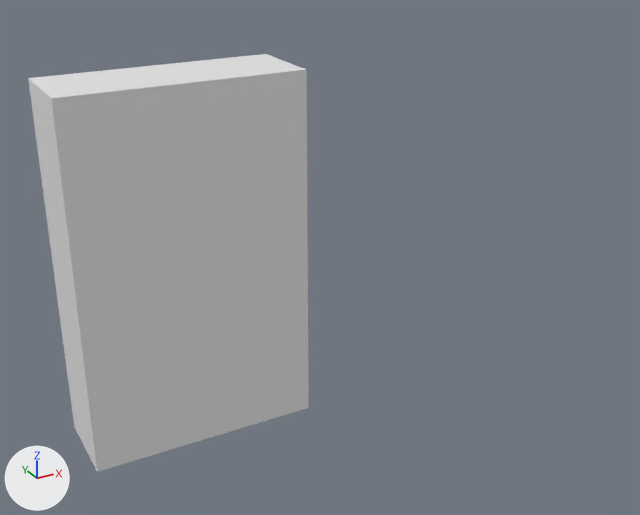
One commit to the FBX model Kitchen/Assets/Objects/Cereal.fbx: the scene before it, then after it.
Camera for both pictures: a 50 mm camera at (-0.219, -0.626, 0.289) aimed at (0.136, 0.018, -0.033). Lighting does not change. The marker at lower left points along +X, +Y and +Z. Where no turn or scale is listed for an object, it has been applied to the vertices.

The first picture shows 'E3_ST4_LI'.
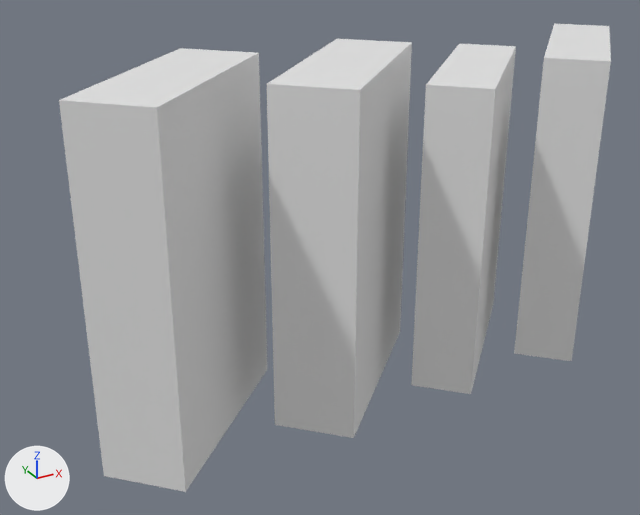
What differs and where, as boxes [x1, y1, x2, y2] in the pictures (640 x 515 px):
```json
{"object": "E3_ST4_LI", "change": "turned", "before": [28, 54, 309, 472], "after": [59, 48, 267, 492]}
{"object": "SainsburyHoops", "change": "added", "after": [267, 39, 412, 438]}
{"object": "SpecialK", "change": "added", "after": [411, 44, 516, 394]}
{"object": "BranFlakes", "change": "added", "after": [514, 24, 611, 361]}
```

Edits to the scene script, one JSON object a line:
```json
{"op": "add", "block": "me_cube_002", "code": ["me_cube_002 = bpy.data.meshes.new('Cube.002')", "me_cube_002.from_pydata([(0.048, 0.087, -0.14), (0.087, 0.048, -0.14), (-0.048, -0.087, -0.14), (-0.087, -0.048, -0.14), (0.048, 0.087, 0.14), (0.087, 0.048, 0.14), (-0.048, -0.087, 0.14), (-0.087, -0.048, 0.14)], [], [(0, 1, 2, 3), (4, 7, 6, 5), (0, 4, 5, 1), (1, 5, 6, 2), (2, 6, 7, 3), (4, 0, 3, 7)])", "me_cube_002.materials.append(mat_cereal)  # white #e7e7e7"]}
{"op": "add", "block": "me_cube_001", "code": ["me_cube_001 = bpy.data.meshes.new('Cube.001')", "me_cube_001.from_pydata([(0.044, 0.094, -0.148), (0.094, 0.044, -0.148), (-0.044, -0.094, -0.148), (-0.094, -0.044, -0.148), (0.044, 0.094, 0.148), (0.094, 0.044, 0.148), (-0.044, -0.094, 0.148), (-0.094, -0.044, 0.148)], [], [(0, 1, 2, 3), (4, 7, 6, 5), (0, 4, 5, 1), (1, 5, 6, 2), (2, 6, 7, 3), (4, 0, 3, 7)])", "me_cube_001.materials.append(mat_cereal)  # white #e7e7e7"]}
{"op": "add", "block": "me_cube_003", "code": ["me_cube_003 = bpy.data.meshes.new('Cube.003')", "me_cube_003.from_pydata([(0.048, 0.087, -0.145), (0.087, 0.048, -0.145), (-0.048, -0.087, -0.145), (-0.087, -0.048, -0.145), (0.048, 0.087, 0.145), (0.087, 0.048, 0.145), (-0.048, -0.087, 0.145), (-0.087, -0.048, 0.145)], [], [(0, 1, 2, 3), (4, 7, 6, 5), (0, 4, 5, 1), (1, 5, 6, 2), (2, 6, 7, 3), (4, 0, 3, 7)])", "me_cube_003.materials.append(mat_cereal)  # white #e7e7e7"]}
{"op": "set", "path": "ob_e3_st4_li.rotation_euler", "old": "(0.0, 0.0, 0.0)", "new": "(0.0, 0.0, 0.785)", "note": "degrees (0, 0, 0) -> degrees (0, 0, 45)"}
{"op": "add", "block": "ob_specialk", "code": ["ob_specialk = bpy.data.objects.new('SpecialK', me_cube_002)", "ob_specialk.location = (0.2829, 0.0, -0.01)"]}
{"op": "add", "block": "ob_sainsburyhoops", "code": ["ob_sainsburyhoops = bpy.data.objects.new('SainsburyHoops', me_cube_001)", "ob_sainsburyhoops.location = (0.1509, 0.0, -0.0025)"]}
{"op": "add", "block": "ob_branflakes", "code": ["ob_branflakes = bpy.data.objects.new('BranFlakes', me_cube_003)", "ob_branflakes.location = (0.4049, 0.0, -0.005)"]}
```
